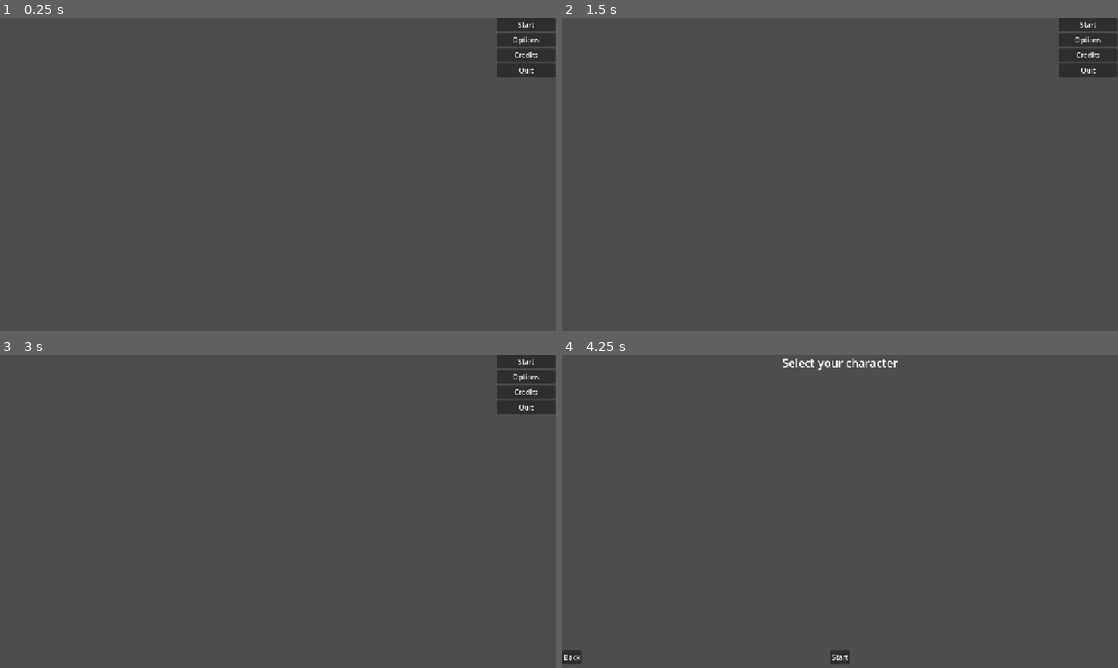
Above: before the commit, frames 1-4 (two rows, left to right).
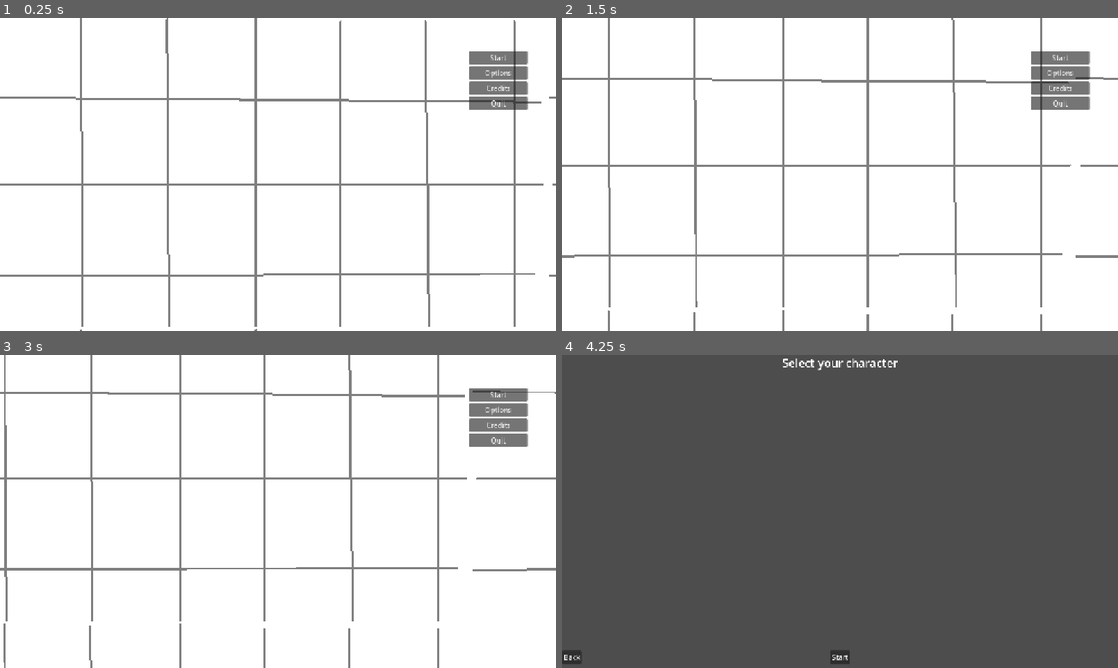
Above: after the commit, the same moments.

Repository: AnAirBreather/glitch-fighters-v1
Game: Godot game, scene res://Menus/Menu.tscn
The game is run twice, just before and just after one commit, with the same random seed, the same clock (stepped at 60 frames per second) and the same inputs.
Inputs:
- Up to frame 1 (0.25 s): no input
- Up to frame 2 (1.5 s): click "Options" at 0.5 s; click "Back" at 1.25 s
- Up to frame 3 (3 s): click "Start" at 2 s; click "Back" at 2.75 s
- Up to frame 4 (4.25 s): click "Start" at 3.5 s

The runs differ from the first frame. In frame 1, 100% of the frame differs, in the area x 0-100%, y 0-100%; in frame 2, 100%; in frame 3, 100%; in frame 4, nothing differs.

Commit message:
Small changes

Diff:
--- a/Menus/Menu.tscn
+++ b/Menus/Menu.tscn
@@ -1,6 +1,12 @@
-[gd_scene load_steps=2 format=3 uid="uid://cvk6jjkjbirt3"]
+[gd_scene load_steps=5 format=3 uid="uid://cvk6jjkjbirt3"]
 
 [ext_resource type="Script" uid="uid://dlcu7v4xxif85" path="res://Menus/Menu.gd" id="1_q428q"]
+[ext_resource type="Texture2D" uid="uid://c35flvsl2f1l3" path="res://Menus/TestBackgroundGrid.png" id="2_7qk2t"]
+[ext_resource type="Shader" uid="uid://cdio5ga3xkal0" path="res://Menus/scroll.gdshader" id="2_w0hos"]
+
+[sub_resource type="ShaderMaterial" id="ShaderMaterial_pjd44"]
+shader = ExtResource("2_w0hos")
+shader_parameter/speed = 0.05
 
 [node name="Menu" type="Control"]
 layout_mode = 3
@@ -11,14 +17,29 @@
 grow_vertical = 2
 script = ExtResource("1_q428q")
 
+[node name="ColorRect" type="ColorRect" parent="."]
+layout_mode = 0
+offset_right = 1280.0
+offset_bottom = 720.0
+
+[node name="TextureRect" type="TextureRect" parent="."]
+texture_repeat = 2
+material = SubResource("ShaderMaterial_pjd44")
+layout_mode = 0
+offset_right = 1280.0
+offset_bottom = 720.0
+mouse_filter = 2
+texture = ExtResource("2_7qk2t")
+
 [node name="MenuButtonContainer" type="VBoxContainer" parent="."]
 layout_mode = 1
 anchors_preset = 1
 anchor_left = 1.0
 anchor_right = 1.0
-offset_left = -136.0
-offset_right = -1.0
-offset_bottom = 101.0
+offset_left = -200.0
+offset_top = 76.0
+offset_right = -65.0
+offset_bottom = 212.0
 grow_horizontal = 0
 
 [node name="StartButton" type="Button" parent="MenuButtonContainer"]
@@ -37,12 +58,6 @@
 layout_mode = 2
 text = "Quit"
 
-[node name="TextureRect" type="TextureRect" parent="."]
-layout_mode = 0
-offset_right = 1280.0
-offset_bottom = 720.0
-mouse_filter = 2
-
 [connection signal="pressed" from="MenuButtonContainer/StartButton" to="." method="_on_start_button_pressed"]
 [connection signal="pressed" from="MenuButtonContainer/OptionsButton" to="." method="_on_options_button_pressed"]
 [connection signal="pressed" from="MenuButtonContainer/CreditsButton" to="." method="_on_credits_button_pressed"]
--- a/Menus/fullscreen_button.gd
+++ b/Menus/fullscreen_button.gd
@@ -1,5 +1,4 @@
 extends CheckButton
-
 
 
 
--- /dev/null
+++ b/Menus/scroll.gdshader
@@ -0,0 +1,8 @@
+shader_type canvas_item;
+
+uniform float speed = 0.1;
+
+void vertex() {
+	UV.x += TIME * speed;
+	UV.y += TIME * speed;
+}
--- a/Player/Player.tscn
+++ b/Player/Player.tscn
@@ -466,27 +466,25 @@
 [sub_resource type="RectangleShape2D" id="RectangleShape2D_vtj8b"]
 size = Vector2(17, 43)
 
-[node name="Player" type="CharacterBody2D" groups=["Player"]]
+[node name="Player" type="CharacterBody2D" unique_id=563513696 groups=["Player"]]
 script = ExtResource("1_3mea3")
 
-[node name="Sprite" type="AnimatedSprite2D" parent="."]
+[node name="Sprite" type="AnimatedSprite2D" parent="." unique_id=562483930]
 sprite_frames = SubResource("SpriteFrames_5ncpa")
 animation = &"Idle"
 
-[node name="Collision" type="CollisionShape2D" parent="."]
+[node name="Collision" type="CollisionShape2D" parent="." unique_id=1751157481]
 position = Vector2(-1.5, 8.5)
 shape = SubResource("RectangleShape2D_d6rpx")
 
-[node name="Animation" type="AnimationPlayer" parent="."]
-libraries = {
-&"": SubResource("AnimationLibrary_3nb2p")
-}
-
-[node name="State Machine" type="Node2D" parent="." node_paths=PackedStringArray("starting_state")]
+[node name="Animation" type="AnimationPlayer" parent="." unique_id=711223030]
+libraries/ = SubResource("AnimationLibrary_3nb2p")
+
+[node name="State Machine" type="Node2D" parent="." unique_id=1301487400 node_paths=PackedStringArray("starting_state")]
 script = ExtResource("16_7v5gs")
 starting_state = NodePath("Idle")
 
-[node name="Idle" type="Node2D" parent="State Machine" node_paths=PackedStringArray("walk_state", "jump_state", "fall_state", "light_state", "heavy_state", "pain_state")]
+[node name="Idle" type="Node2D" parent="State Machine" unique_id=883854760 node_paths=PackedStringArray("walk_state", "jump_state", "fall_state", "light_state", "heavy_state", "pain_state")]
 script = ExtResource("17_8sa4y")
 walk_state = NodePath("../Walk")
 jump_state = NodePath("../Jump")
@@ -495,7 +493,7 @@
 heavy_state = NodePath("../Heavy")
 pain_state = NodePath("../Pain")
 
-[node name="Walk" type="Node2D" parent="State Machine" node_paths=PackedStringArray("idle_state", "jump_state", "fall_state", "light_state", "heavy_state", "pain_state")]
+[node name="Walk" type="Node2D" parent="State Machine" unique_id=19441548 node_paths=PackedStringArray("idle_state", "jump_state", "fall_state", "light_state", "heavy_state", "pain_state")]
 script = ExtResource("18_3nb2p")
 idle_state = NodePath("../Idle")
 jump_state = NodePath("../Jump")
@@ -504,56 +502,56 @@
 heavy_state = NodePath("../Heavy")
 pain_state = NodePath("../Pain")
 
-[node name="Jump" type="Node2D" parent="State Machine" node_paths=PackedStringArray("fall_state", "pain_state")]
+[node name="Jump" type="Node2D" parent="State Machine" unique_id=1419492619 node_paths=PackedStringArray("fall_state", "pain_state")]
 script = ExtResource("23_ps8ct")
 fall_state = NodePath("../Fall")
 pain_state = NodePath("../Pain")
 
-[node name="Fall" type="Node2D" parent="State Machine" node_paths=PackedStringArray("idle_state", "walk_state")]
+[node name="Fall" type="Node2D" parent="State Machine" unique_id=627241998 node_paths=PackedStringArray("idle_state", "walk_state")]
 script = ExtResource("24_7uipr")
 idle_state = NodePath("../Idle")
 walk_state = NodePath("../Walk")
 
-[node name="Light" type="Node2D" parent="State Machine" node_paths=PackedStringArray("idle_state", "walk_state")]
+[node name="Light" type="Node2D" parent="State Machine" unique_id=543989004 node_paths=PackedStringArray("idle_state", "walk_state")]
 script = ExtResource("33_xu7fl")
 idle_state = NodePath("../Idle")
 walk_state = NodePath("../Walk")
 
-[node name="HitBox" type="Area2D" parent="State Machine/Light"]
+[node name="HitBox" type="Area2D" parent="State Machine/Light" unique_id=1673139088]
 script = ExtResource("34_yf47d")
 metadata/_custom_type_script = "uid://ba5dne75a4k6"
 
-[node name="CollisionShape2D" type="CollisionShape2D" parent="State Machine/Light/HitBox"]
+[node name="CollisionShape2D" type="CollisionShape2D" parent="State Machine/Light/HitBox" unique_id=1191650798]
 position = Vector2(28, -1)
 shape = SubResource("RectangleShape2D_ib3vm")
 disabled = true
 debug_color = Color(0.71580464, 0.4827096, 0.019856438, 0.41960785)
 
-[node name="Heavy" type="Node2D" parent="State Machine" node_paths=PackedStringArray("idle_state", "walk_state")]
+[node name="Heavy" type="Node2D" parent="State Machine" unique_id=196259315 node_paths=PackedStringArray("idle_state", "walk_state")]
 script = ExtResource("34_78fhc")
 idle_state = NodePath("../Idle")
 walk_state = NodePath("../Walk")
 
-[node name="HitBox" type="Area2D" parent="State Machine/Heavy"]
+[node name="HitBox" type="Area2D" parent="State Machine/Heavy" unique_id=1223363950]
 script = ExtResource("34_yf47d")
 metadata/_custom_type_script = "uid://ba5dne75a4k6"
 
-[node name="CollisionShape2D" type="CollisionShape2D" parent="State Machine/Heavy/HitBox"]
+[node name="CollisionShape2D" type="CollisionShape2D" parent="State Machine/Heavy/HitBox" unique_id=1899847949]
 position = Vector2(22, 2)
 shape = SubResource("RectangleShape2D_yf47d")
 disabled = true
 debug_color = Color(0.131356, 0.6381002, 0.3128134, 0.41960785)
 
-[node name="Pain" type="Node2D" parent="State Machine" node_paths=PackedStringArray("idle_state", "walk_state")]
+[node name="Pain" type="Node2D" parent="State Machine" unique_id=2018203904 node_paths=PackedStringArray("idle_state", "walk_state")]
 script = ExtResource("38_vtj8b")
 idle_state = NodePath("../Idle")
 walk_state = NodePath("../Walk")
 
-[node name="HurtBox" type="Area2D" parent="State Machine/Pain"]
+[node name="HurtBox" type="Area2D" parent="State Machine/Pain" unique_id=208319473]
 script = ExtResource("36_jvfa1")
 metadata/_custom_type_script = "uid://vfxehvwjr620"
 
-[node name="CollisionShape2D" type="CollisionShape2D" parent="State Machine/Pain/HurtBox"]
+[node name="CollisionShape2D" type="CollisionShape2D" parent="State Machine/Pain/HurtBox" unique_id=2072344251]
 position = Vector2(-1.5, 8.5)
 shape = SubResource("RectangleShape2D_vtj8b")
 debug_color = Color(0.8731191, 0.18973821, 0.7190818, 0.41960785)
--- a/project.godot
+++ b/project.godot
@@ -8,11 +8,15 @@
 
 config_version=5
 
+[animation]
+
+compatibility/default_parent_skeleton_in_mesh_instance_3d=true
+
 [application]
 
 config/name="Glitch Fighters v1"
 run/main_scene="uid://cvk6jjkjbirt3"
-config/features=PackedStringArray("4.5", "Forward Plus")
+config/features=PackedStringArray("4.6", "Forward Plus")
 config/icon="res://icon.svg"
 
 [display]
Binary file added: Menus/TestBackgroundGrid.png
Not shown, added: Menus/TestBackgroundGrid.png.import
Not shown, added: Menus/scroll.gdshader.uid
Not shown: 1 places in Player/Player.tscn that only renumber resources
